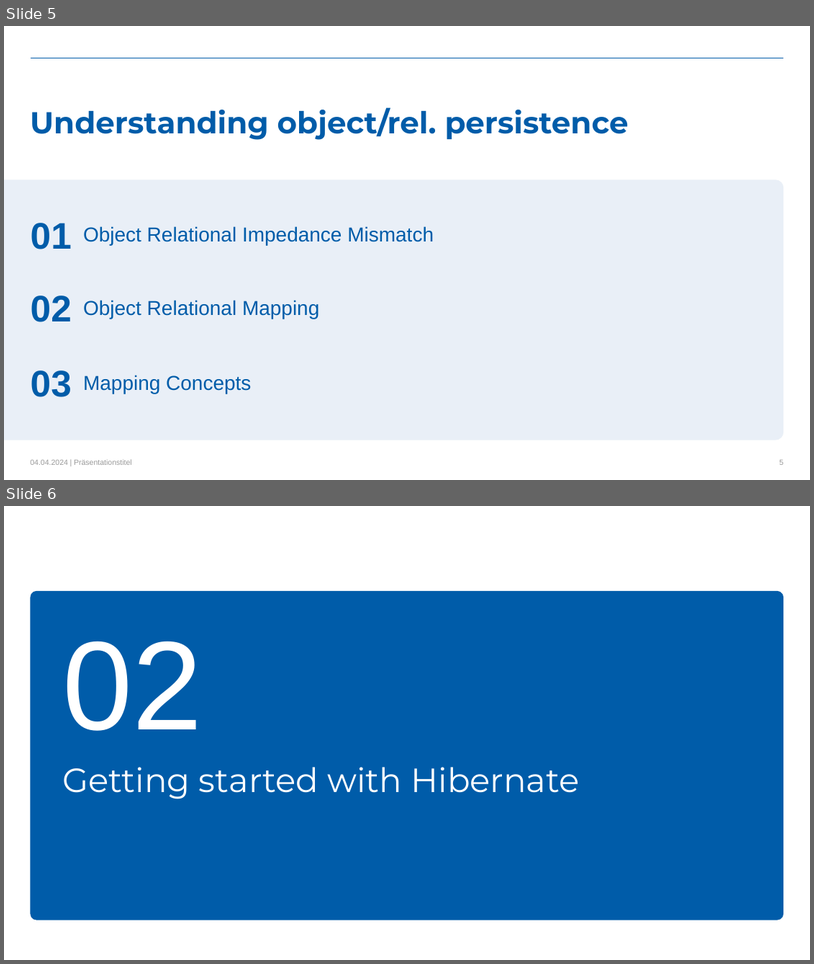
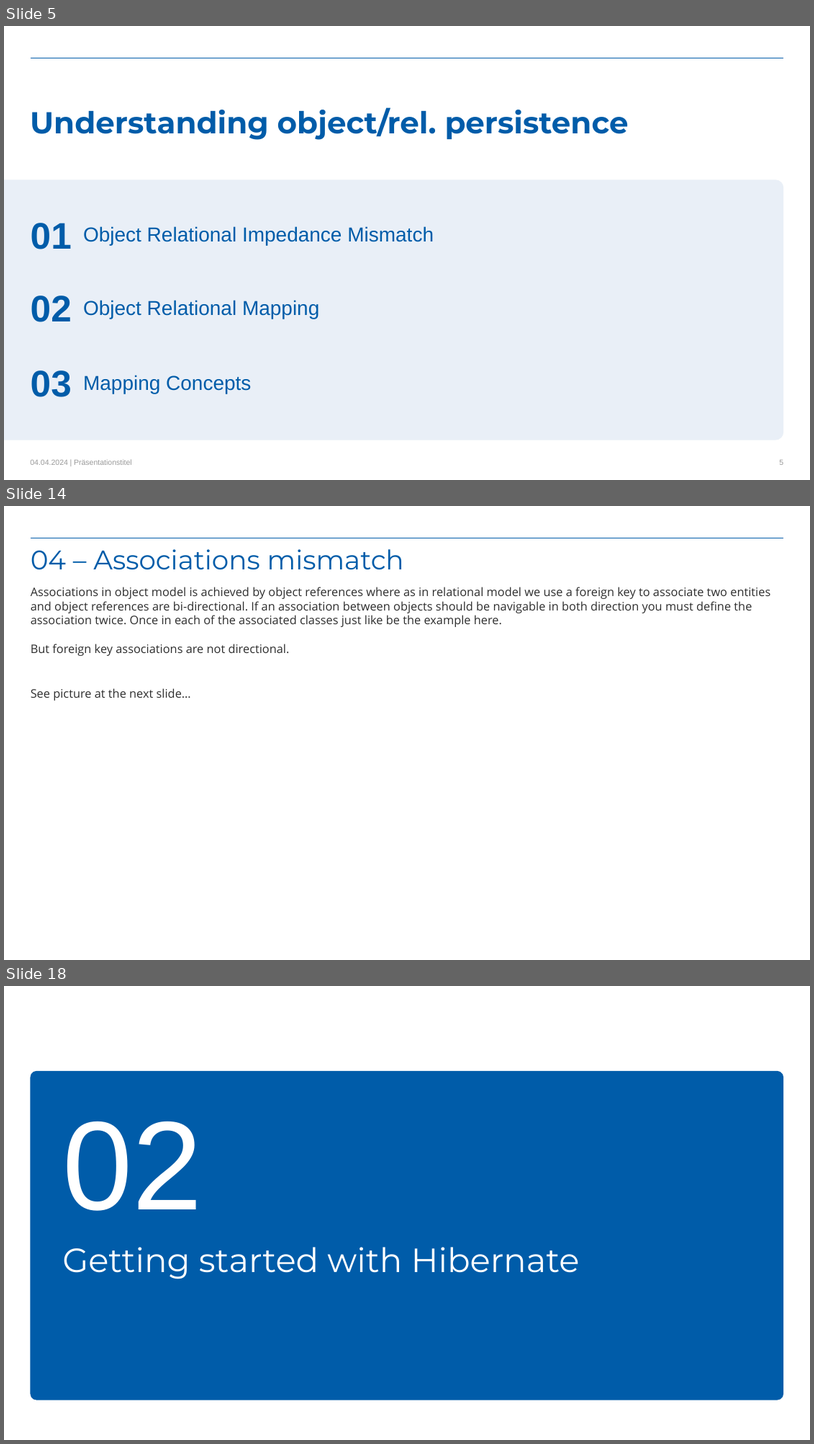
Before and after one commit to kovacivo/hibernate_basics, a slide deck: Hibernate_training-level_basic.pptx. Shown one above the other, each under a label of ours: slides 5 and 6 before the commit, slides 5, 14 and 18 after it; the slides between them are not shown. The pictures are 814x964 and 814x1444 pixels, drawn with LibreOffice and Linux fonts; fonts in the diff are those of the drawing; background and template pictures are left out. Boxes give left, top, right and bottom in pixels: in the first picture for what was removed or moved away, otherwise in the second. Text is boxed around its words. In the diff, an @@ line names an element or a change of style, - is before the commit and + after.

```diff
--- a/Hibernate_training-level_basic.pptx
+++ b/Hibernate_training-level_basic.pptx
@@ slide 14 added at box(4, 506, 810, 960), background #FFFFFF; not listed: 1 template element that a slide beside it also shows @@
@@ title added at box(31, 549, 404, 570), 32 pt, text #005CA9 @@
+04 – Associations mismatch
@@ text added at box(31, 587, 771, 700), 14 pt, text #2E2E2E @@
+Associations in object model is achieved by object references where as in relational model we use a foreign key to associate two entities and object references are bi-directional. If an association between objects should be navigable in both direction you must define the association twice. Once in each of the associated classes just like be the example here.
+But foreign key associations are not directional.
+See picture at the next slide…
@@ what was slide 6 is now slide 18 @@
```
Also in this commit, not shown: 2 slides changed, 24 other slides added.
